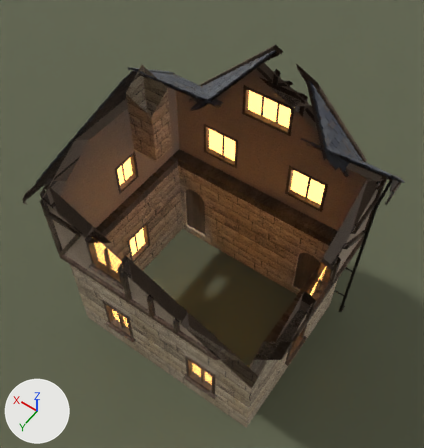
Renders of the Blender file GameClient/ArtSource/Silverbrook/Townhouse3/SilverbrookTownhouse3.blend from each side of a commit.
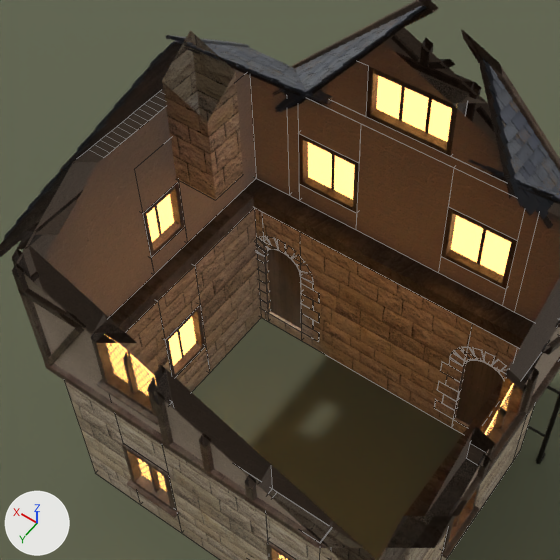
Each version appears first whole from a camera (50 mm lens) standing at (-5.68, 8.13, 17.0) and looking at (0.04, 0.13, 4.43), and next in a close-up on the part from 8% to 83% of the width and 11% to 82% of the height. The lights are fixed; the arrows at lower left show +X, +Y and +Z. The older version's two pictures come first. The close-ups show mesh edges as thin lines. Everything nearer to the camera than a plane just in front of the edit is cut away.

Names of what the first close-up shows: 'Ground', 'SM_SBTownhouse3_Details', 'SM_SBTownhouse3_Details_Door1', 'SM_SBTownhouse3_Details_Door2', 'SM_SBTownhouse3_Masonry', 'SM_SBTownhouse3_Plaster', 'SM_SBTownhouse3_Roof', 'SM_SBTownhouse3_Timber'.
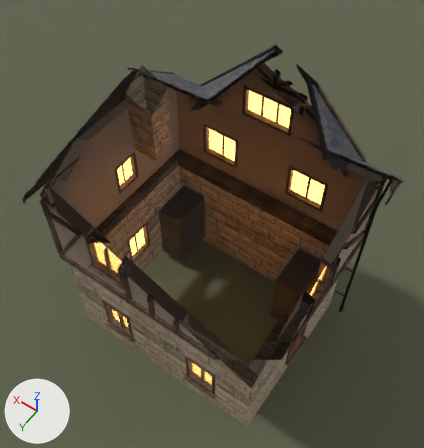
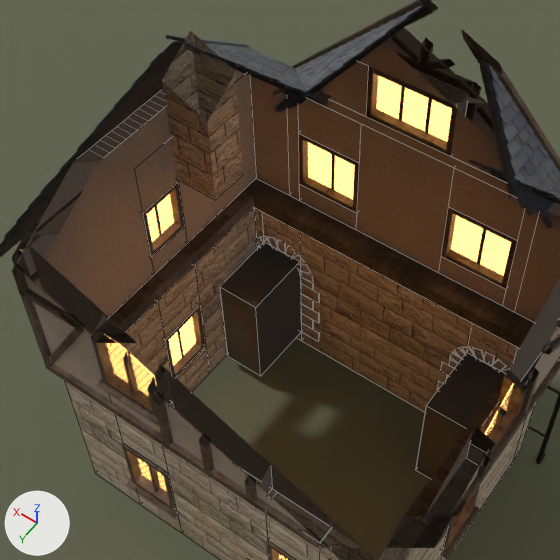
Boxes [x1, y1, x2, y2] around the edits, measured in the close-ups (560 x 560 px):
```json
{"object": "SM_SBTownhouse3_EntryRooms", "change": "added", "after": [220, 242, 505, 479]}
{"object": "SM_SBTownhouse3_Details_Door2", "change": "unchanged, covered by the edit", "before": [267, 249, 301, 328]}
{"object": "SM_SBTownhouse3_Details_Door1", "change": "unchanged, covered by the edit", "before": [455, 360, 503, 425]}
```

Edits to the scene script, one JSON object a line:
```json
{"op": "add", "block": "mat_sb_entryroom", "code": ["mat_sb_entryroom = principled_material('SB_EntryRoom')", "mat_sb_entryroom.base_color = (0.05, 0.045, 0.04)  # dark grey #3f3c38", "mat_sb_entryroom.roughness = 0.95"]}
{"op": "add", "block": "me_sm_sbtownhouse3_entryrooms", "code": ["me_sm_sbtownhouse3_entryrooms = bpy.data.meshes.new('SM_SBTownhouse3_EntryRooms')", "me_sm_sbtownhouse3_entryrooms.from_pydata(...)  # 40 vertices, 10 faces; spans x -2.62..2.62, y -1.95..-0.56, z 0.3..2.47", "me_sm_sbtownhouse3_entryrooms.materials.append(mat_sb_entryroom)  # dark grey #3f3c38"]}
{"op": "add", "block": "ob_sm_sbtownhouse3_entryrooms", "code": ["ob_sm_sbtownhouse3_entryrooms = bpy.data.objects.new('SM_SBTownhouse3_EntryRooms', me_sm_sbtownhouse3_entryrooms)", "ob_sm_sbtownhouse3_entryrooms.location = (0.0, 0.0, 0.0)"]}
```
